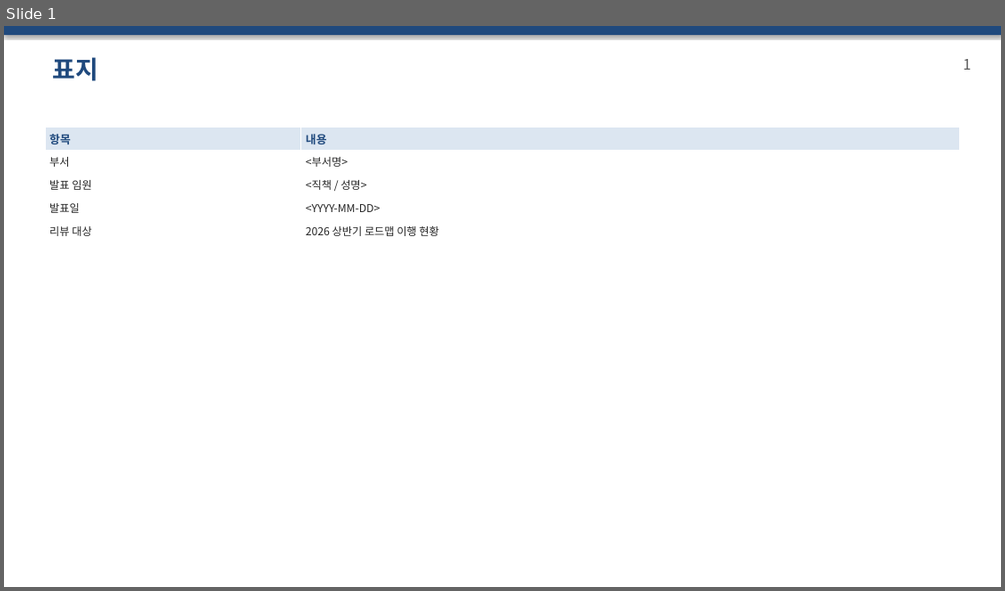
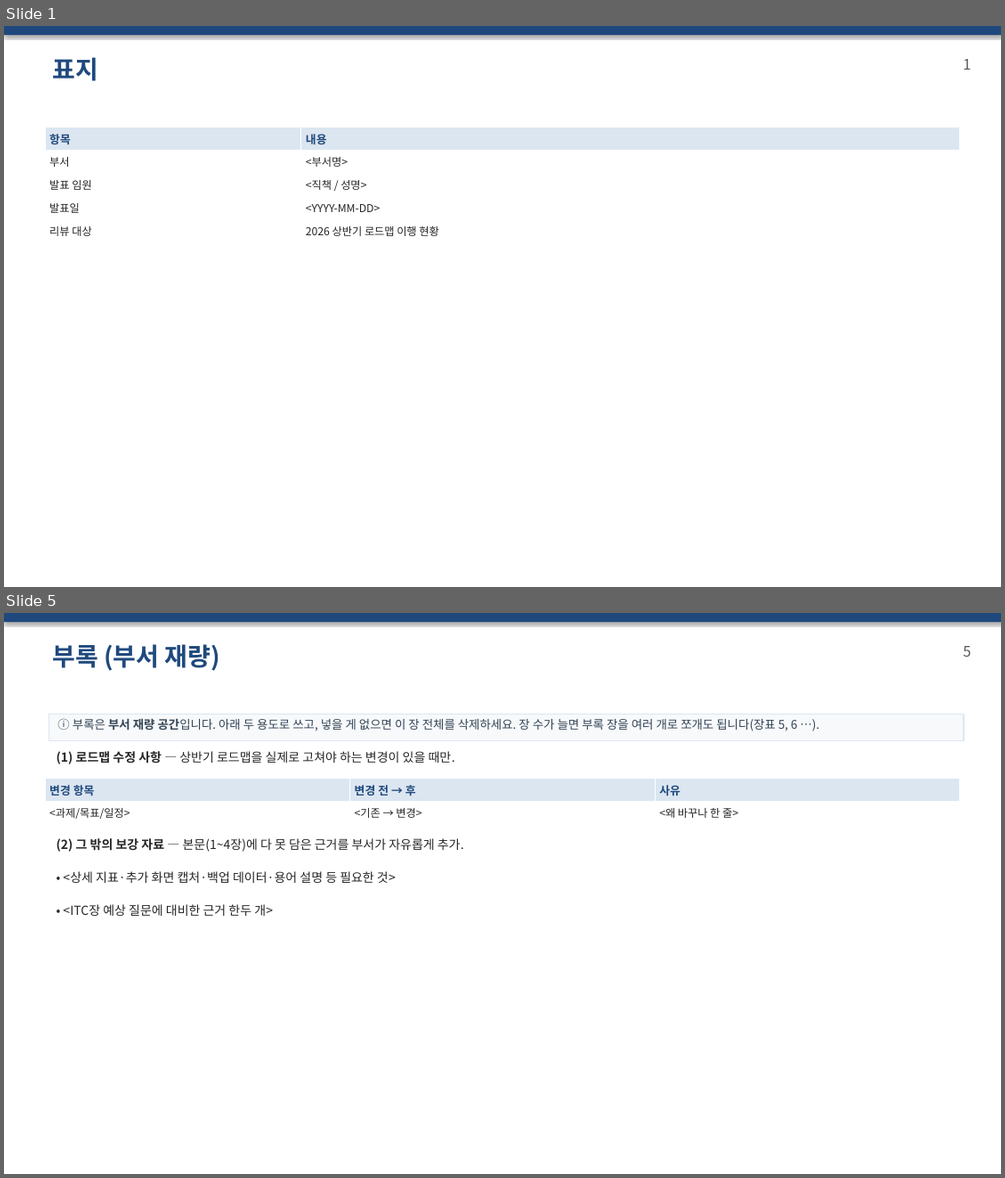
Before and after one commit to DarrenKoi/pm_notes, a slide deck: my-task/report-template-ai-agent/템플릿_빈서식.pptx. Shown one above the other, each under a label of ours: slide 1 before the commit, slides 1 and 5 after it; the slides between them are not shown. The pictures are 1005x591 and 1005x1178 pixels, drawn with LibreOffice and Linux fonts; fonts in the diff are those of the drawing. Boxes give left, top, right and bottom in pixels: in the first picture for what was removed or moved away, otherwise in the second. Text is boxed around its words. In the diff, an @@ line names an element or a change of style, - is before the commit and + after.

```diff
--- a/my-task/report-template-ai-agent/템플릿_빈서식.pptx
+++ b/my-task/report-template-ai-agent/템플릿_빈서식.pptx
@@ slide 5 added at (x1=4, y1=613, x2=1001, y2=1174), background #FFFFFF @@
@@ rectangle added at (x1=4, y1=613, x2=1001, y2=622), fill #1F497D @@
@@ text added at (x1=52, y1=644, x2=220, y2=671), 24 pt, text #1F497D, bold @@
+부록 (부서 재량)
@@ text added at (x1=963, y1=646, x2=971, y2=657), 14 pt, text #595959 @@
+5
@@ rectangle added at (x1=48, y1=714, x2=963, y2=741), fill #F7F9FB, outline #DCE6F1 1 pt, 11.5 pt, text #334455 @@
+ⓘ 부록은 부서 재량 공간입니다. 아래 두 용도로 쓰고, 넣을 게 없으면 이 장 전체를 삭제하세요. 장 수가 늘면 부록 장을 여러 개로 쪼개도 됩니다(장표 5, 6 …).
@@ text added at (x1=57, y1=751, x2=455, y2=764), 12 pt, text #262626 @@
+(1) 로드맵 수정 사항 — 상반기 로드맵을 실제로 고쳐야 하는 변경이 있을 때만.
@@ table added at (x1=45, y1=779, x2=961, y2=825), 2 rows, 3 columns @@
+변경 항목 | 변경 전 → 후 | 사유
+<과제/목표/일정> | <기존 → 변경> | <왜 바꾸나 한 줄>
@@ text added at (x1=57, y1=838, x2=464, y2=852), 12 pt, text #262626 @@
+(2) 그 밖의 보강 자료 — 본문(1~4장)에 다 못 담은 근거를 부서가 자유롭게 추가.
@@ text added at (x1=63, y1=871, x2=396, y2=883), 12 pt, text #262626 @@
+• <상세 지표·추가 화면 캡처·백업 데이터·용어 설명 등 필요한 것>
@@ text added at (x1=63, y1=904, x2=273, y2=916), 12 pt, text #262626 @@
+• <ITC장 예상 질문에 대비한 근거 한두 개>
```
Also in this commit, not shown: 3 slides changed, 4 other files.
